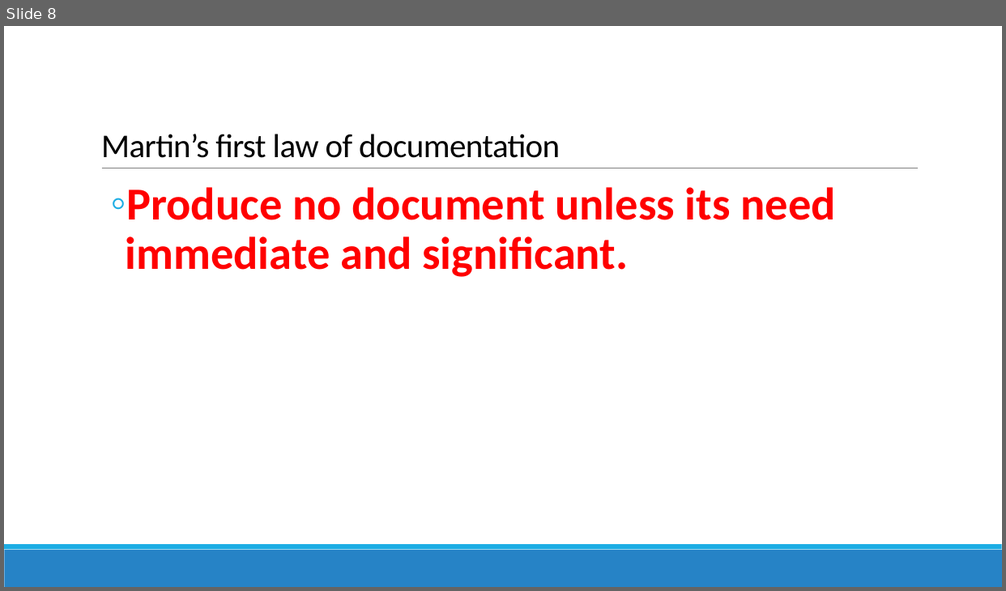
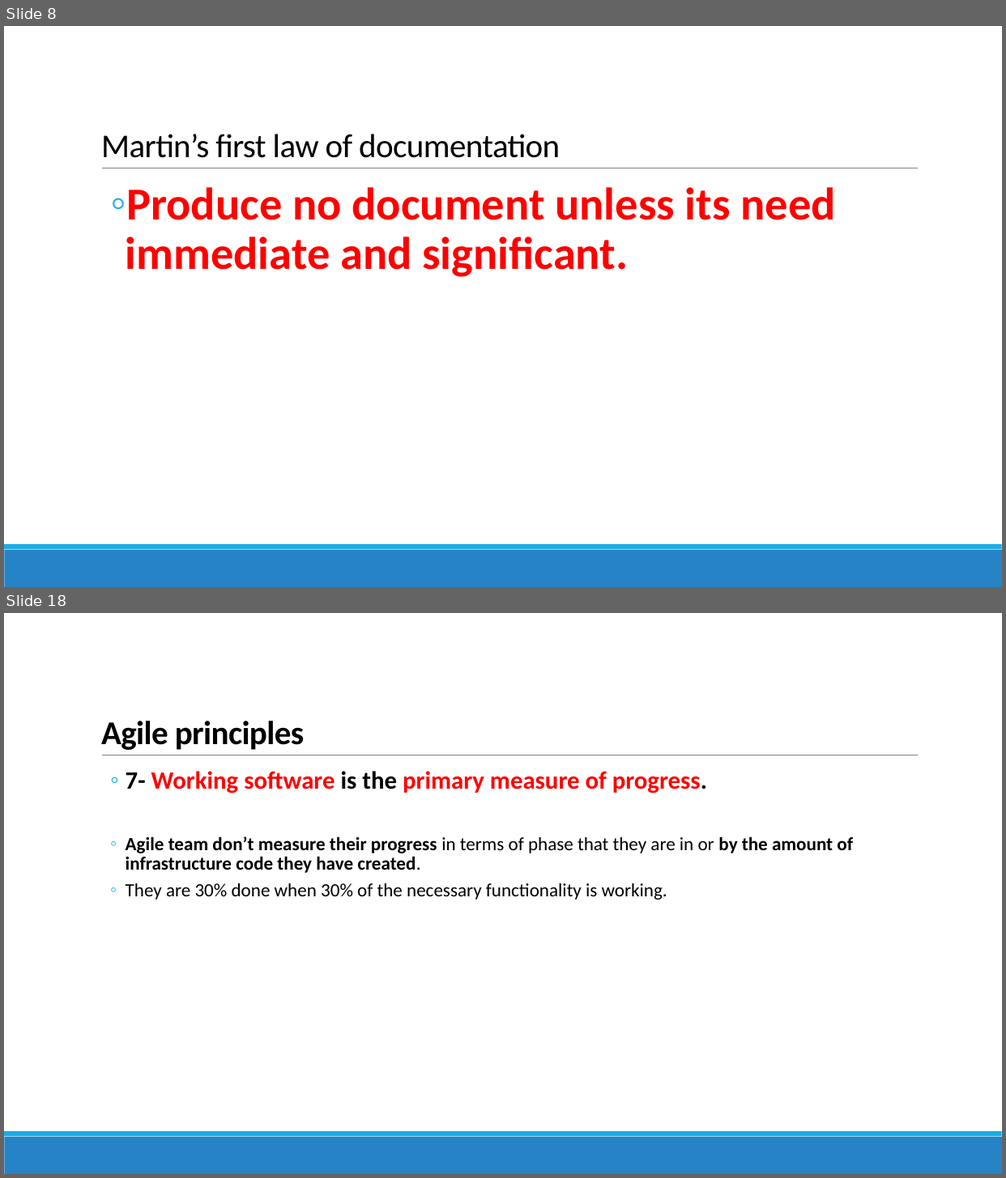
Before and after one commit to reza-arjmandi/Agile-Software-Development-Course, a slide deck: Agile Development.pptx. Shown one above the other, each under a label of ours: slide 8 before the commit, slides 8 and 18 after it; the slides between them are not shown. The pictures are 1006x591 and 1006x1178 pixels, drawn with LibreOffice and Linux fonts; fonts in the diff are those of the drawing. Boxes give left, top, right and bottom in pixels: in the first picture for what was removed or moved away, otherwise in the second. Text is boxed around its words. In the diff, an @@ line names an element or a change of style, - is before the commit and + after.

Commit message:
update Agile Development ppt file

```diff
--- a/Agile Development.pptx
+++ b/Agile Development.pptx
@@ slide 18 added at bbox=[4, 613, 1002, 1174], background #FFFFFF; not listed: 3 template elements that a slide beside it also shows @@
@@ title added at bbox=[101, 721, 304, 750], 32 pt, text #000000, bold @@
+Agile principles
@@ text added at bbox=[126, 771, 853, 900], 18 pt, text #000000, bold @@
+  ◦ 7- Working software is the primary measure of progress.
+  ◦ Agile team don’t measure their progress in terms of phase that they are in or by the amount of infrastructure code they have created.
+  ◦ They are 30% done when 30% of the necessary functionality is working.
```
Also in this commit, not shown: 14 other slides added.
